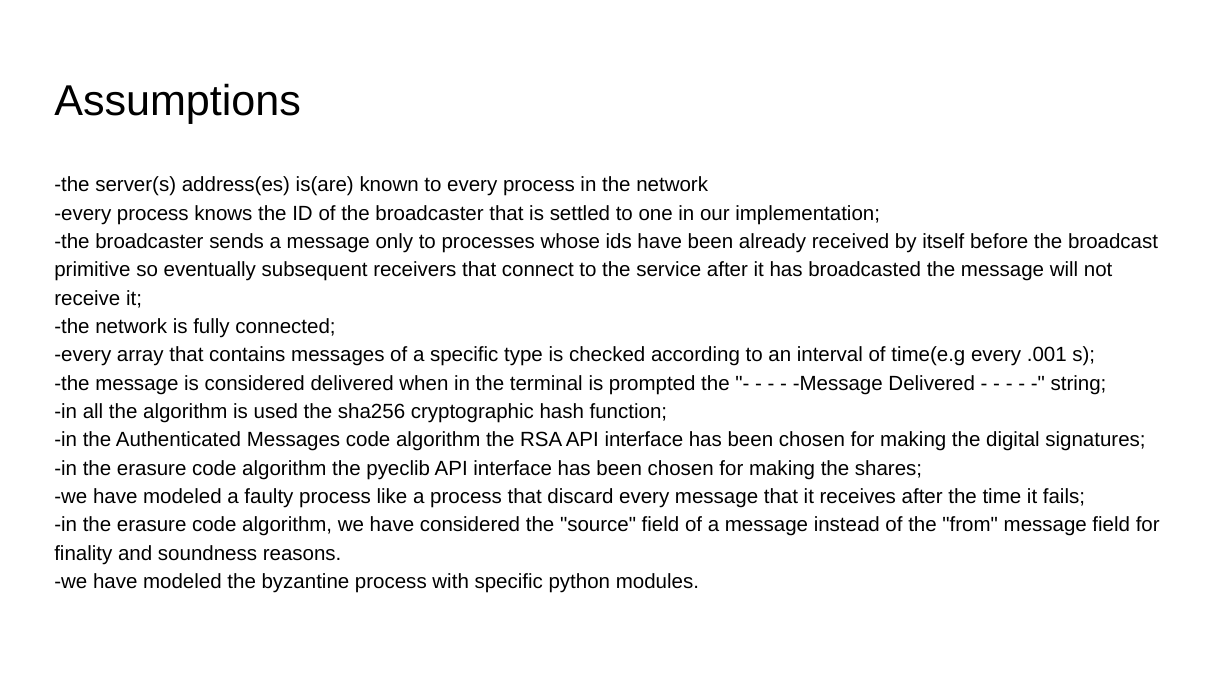
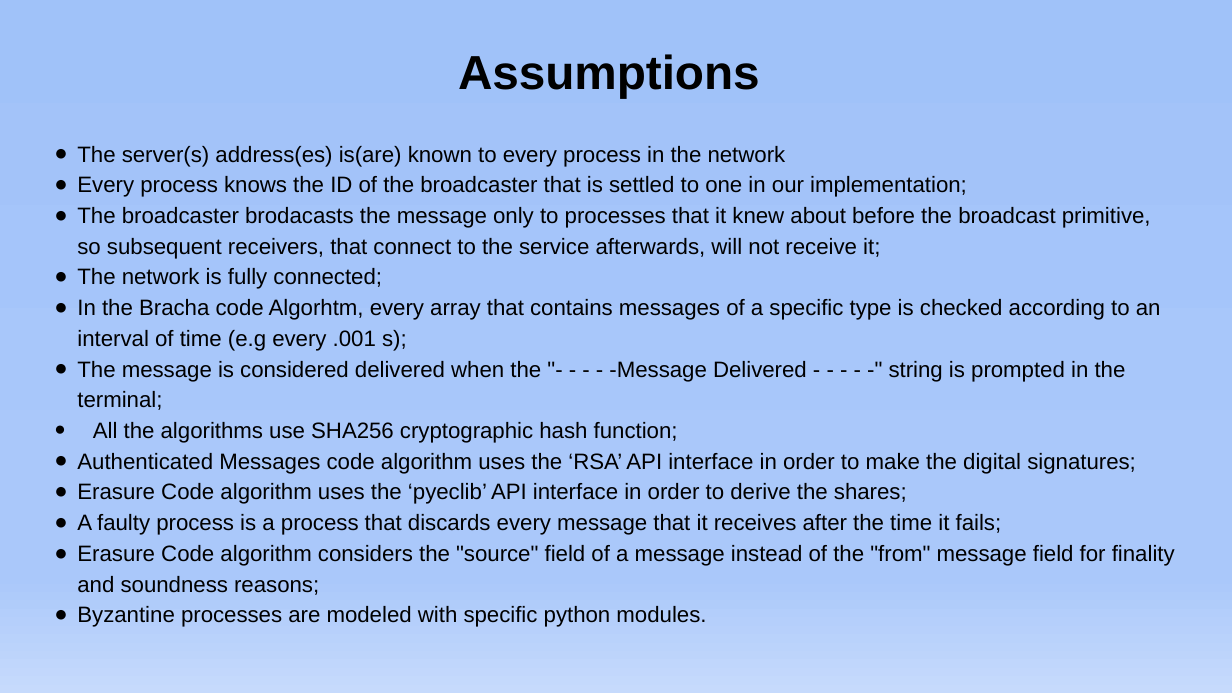
Before and after one commit to GabrieleLerani/Distributed-System-Broadcast-primitive-with-Byzantine-process, a slide deck: slide 3 of DOC/DDS_Presentation.pptx. Drawn at 1232x693 pixels with LibreOffice and Linux fonts; fonts in the diff are those of the drawing. Boxes give left, top, right and bottom in pixels: in the first picture for what was removed or moved away, otherwise in the second. Text is boxed around its words. In the diff, an @@ line names an element or a change of style, - is before the commit and + after.

```diff
--- a/DOC/DDS_Presentation.pptx
+++ b/DOC/DDS_Presentation.pptx
@@ background #FFFFFF to gradient #A1C2F9 to #AAC8FA to #C6DAFC @@
@@ title "Assumptions": place and size @@
-title "Assumptions" at <box>54,83,301,123</box>
+title "Assumptions" at <box>458,54,760,99</box>
@@ title "Assumptions" at <box>458,54,760,99</box>: size 25.2 to 27.9 pt, bold on @@
@@ text at <box>77,146,1175,627</box>: text changed; size 12 to 13 pt @@
--the server(s) address(es) is(are) known to every process in the network
--every process knows the ID of the broadcaster that is settled to one in our implementation;
--the broadcaster sends a message only to processes whose ids have been already received by itself before the broadcast primitive so eventually subsequent receivers that connect to the service after it has broadcasted the message will not receive it;
--the network is fully connected;
--every array that contains messages of a specific type is checked according to an interval of time(e.g every .001 s);
--the message is considered delivered when in the terminal is prompted the "- - - - -Message Delivered - - - - -" string;
--in all the algorithm is used the sha256 cryptographic hash function;
--in the Authenticated Messages code algorithm the RSA API interface has been chosen for making the digital signatures;
--in the erasure code algorithm the pyeclib API interface has been chosen for making the shares;
--we have modeled a faulty process like a process that discard every message that it receives after the time it fails;
--in the erasure code algorithm, we have considered the "source" field of a message instead of the "from" message field for finality and soundness reasons.
--we have modeled the byzantine process with specific python modules.
+● The server(s) address(es) is(are) known to every process in the network
+● Every process knows the ID of the broadcaster that is settled to one in our implementation;
+● The broadcaster brodacasts the message only to processes that it knew about before the broadcast primitive, so subsequent receivers, that connect to the service afterwards, will not receive it;
+● The network is fully connected;
+● In the Bracha code Algorhtm, every array that contains messages of a specific type is checked according to an interval of time (e.g every .001 s);
+● The message is considered delivered when the "- - - - -Message Delivered - - - - -" string is prompted in the terminal;
+● All the algorithms use SHA256 cryptographic hash function;
+● Authenticated Messages code algorithm uses the ‘RSA’ API interface in order to make the digital signatures;
+● Erasure Code algorithm uses the ‘pyeclib’ API interface in order to derive the shares;
+● A faulty process is a process that discards every message that it receives after the time it fails;
+● Erasure Code algorithm considers the "source" field of a message instead of the "from" message field for finality and soundness reasons;
+● Byzantine processes are modeled with specific python modules.
```
Also in this commit, not shown: 12 other slides changed, 1 slide added, 2 slides removed.
